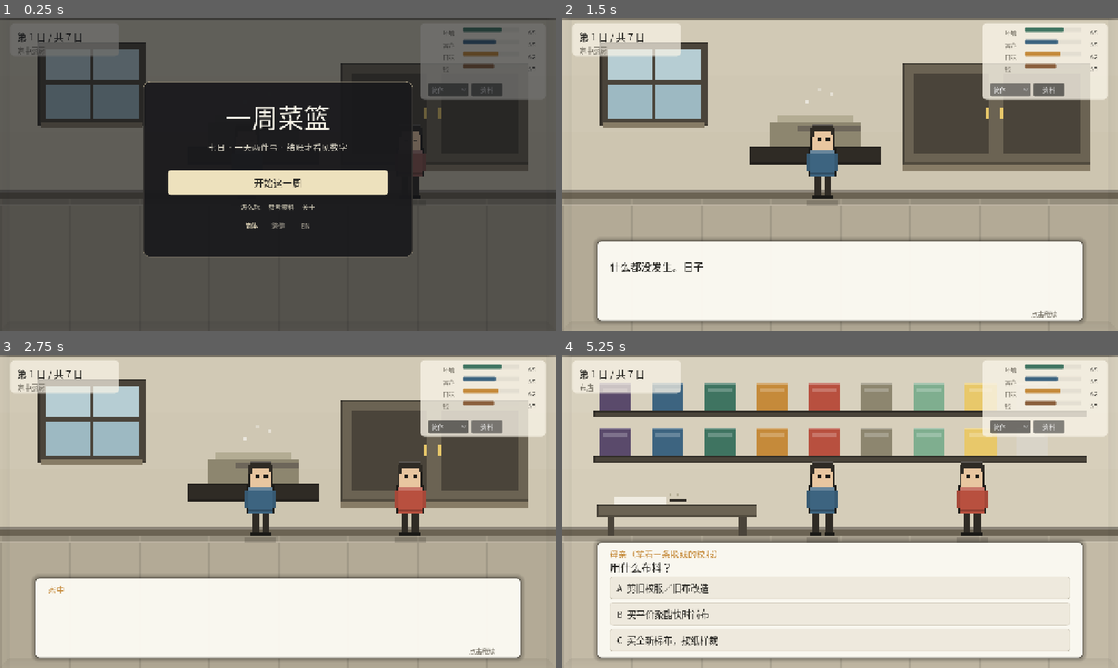
Above: before the commit, frames 1-4 (two rows, left to right).
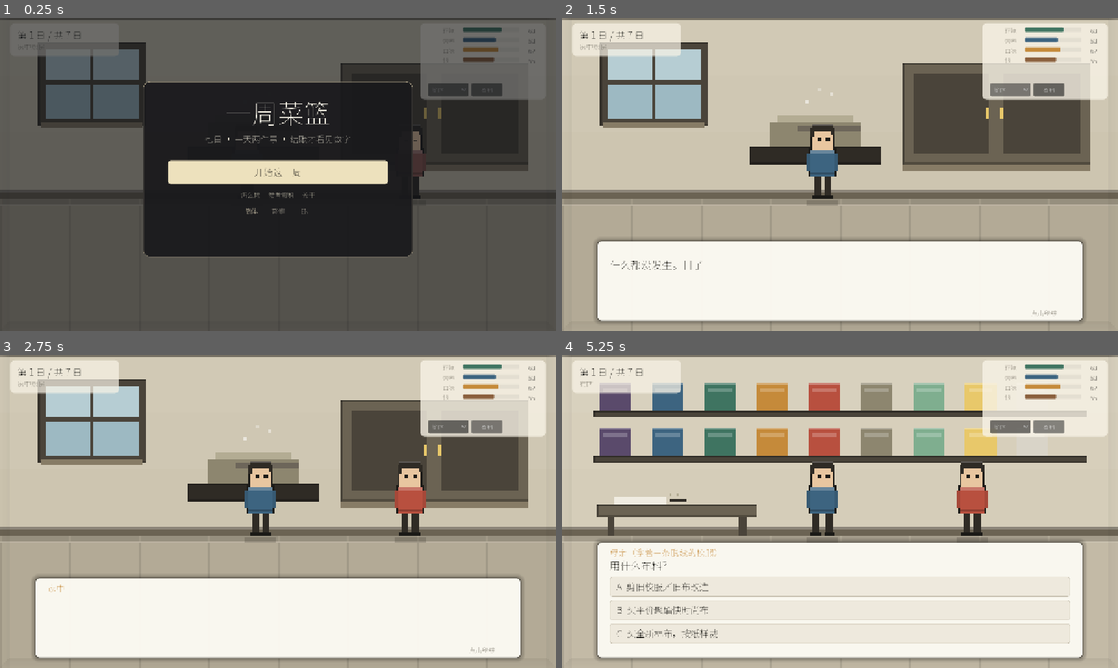
Above: after the commit, the same moments.

Repository: Ja-Treffer/Food-basket-in-a-week
Game: Godot game, scene res://main.tscn
Same seed, same stepped clock (60 frames per second), same inputs: the game is played once before the commit and once after it.
Inputs:
- Up to frame 1 (0.25 s): no input
- Up to frame 2 (1.5 s): click "开始这一周" at 0.5 s; click "简体" at 1.25 s
- Up to frame 3 (2.75 s): click "资料" at 2 s
- Up to frame 4 (5.25 s): click "简体" at 2.75 s; click "资料" at 3.5 s; click "简体" at 4.25 s; click "资料" at 5 s

The runs differ from the first frame. In frame 1, 4.9% of the frame differs, in the area x 3-97%, y 3-68%; in frame 2, 1.3%; in frame 3, 1.1%; in frame 4, 4.0%.

Commit message:
feat: 自带思源黑体子集修 Web 版豆腐块；新增 site/ 供 GitHub Pages；默认语言跟随系统；README 分英/中

Diff:
--- a/godot/scripts/ui/dialogue.gd
+++ b/godot/scripts/ui/dialogue.gd
@@ -31,7 +31,7 @@
 var _opt_count: int = 0
 var hint_text: String = "点击继续"
 var _full: String = ""
-var _font: SystemFont
+var _font: Font
 
 
 func _ready() -> void:
--- a/godot/scripts/ui/hud.gd
+++ b/godot/scripts/ui/hud.gd
@@ -11,7 +11,7 @@
 const PAD_Y := 26
 const BAR_W := 130
 
-var _font: SystemFont
+var _font: Font
 var _day: Label
 var _place: Label
 var _bars: Dictionary = {}
@@ -21,7 +21,7 @@
 var _info_btn: Button
 
 
-func setup(font: SystemFont, lang: int) -> void:
+func setup(font: Font, lang: int) -> void:
 	_font = font
 	set_anchors_preset(Control.PRESET_FULL_RECT)
 	mouse_filter = Control.MOUSE_FILTER_IGNORE
--- a/godot/scripts/ui/info_panel.gd
+++ b/godot/scripts/ui/info_panel.gd
@@ -9,14 +9,14 @@
 
 const PANEL := Vector2(1000, 620)
 
-var _font: SystemFont
+var _font: Font
 var _title: Label
 var _body: RichTextLabel
 var _panel: Panel
 var _close: Button
 
 
-func setup(font: SystemFont) -> void:
+func setup(font: Font) -> void:
 	_font = font
 	set_anchors_preset(Control.PRESET_FULL_RECT)
 	mouse_filter = Control.MOUSE_FILTER_STOP
--- a/godot/scripts/ui/main.gd
+++ b/godot/scripts/ui/main.gd
@@ -10,7 +10,7 @@
 const I18N_PATH := "res://data/game-i18n.json"
 
 var presenter: Presenter
-var _font: SystemFont
+var _font: Font
 
 
 func _ready() -> void:
@@ -131,5 +131,13 @@
 			return 1
 		"2", "en":
 			return 2
+		"0", "zh", "zh-hans", "cn", "简":
+			return 0
 		_:
-			return 0
+			# 没指定就看系统语言：中文系统给中文，其余默认英文。
+			var loc := OS.get_locale().to_lower()
+			if loc.begins_with("zh"):
+				if loc.contains("hant") or loc.contains("tw") or loc.contains("hk"):
+					return 1
+				return 0
+			return 2
--- a/godot/scripts/ui/modal_card.gd
+++ b/godot/scripts/ui/modal_card.gd
@@ -13,7 +13,7 @@
 var _button: Button
 
 
-func setup(font: SystemFont) -> void:
+func setup(font: Font) -> void:
 	set_anchors_preset(Control.PRESET_FULL_RECT)
 	hide()
 
--- a/godot/scripts/ui/palette.gd
+++ b/godot/scripts/ui/palette.gd
@@ -25,8 +25,17 @@
 const GOLD := Color("#c58a3a")
 const BLUE := Color("#3d6480")
 
-## 中文走系统字体：不打包字体文件，Windows / macOS / Linux 都能落一个。
-static func font() -> SystemFont:
+## 字体：优先用随包带的思源黑体子集（Web 版没有系统字体，只能自带）；
+## 万一资源缺失再退回系统字体（桌面端还能跑起来）。
+const FONT_PATH := "res://assets/fonts/NotoSansSC-subset.ttf"
+
+static func font() -> Font:
+	if ResourceLoader.exists(FONT_PATH):
+		var ff := load(FONT_PATH) as FontFile
+		if ff != null:
+			ff.antialiasing = TextServer.FONT_ANTIALIASING_GRAY
+			ff.subpixel_positioning = TextServer.SUBPIXEL_POSITIONING_DISABLED
+			return ff
 	var f := SystemFont.new()
 	f.font_names = PackedStringArray([
 		"Microsoft YaHei UI", "微软雅黑", "PingFang SC",
--- a/godot/scripts/ui/title_screen.gd
+++ b/godot/scripts/ui/title_screen.gd
@@ -18,7 +18,7 @@
 const PLATE := Vector2(620, 404)
 const LANGS := ["简体", "繁體", "EN"]
 
-var _font: SystemFont
+var _font: Font
 var _title: Label
 var _sub: Label
 var _start: Button
@@ -27,7 +27,7 @@
 var _lang: int = 0
 
 
-func setup(font: SystemFont, texts: Dictionary, lang: int) -> void:
+func setup(font: Font, texts: Dictionary, lang: int) -> void:
 	_font = font
 	_lang = lang
 	set_anchors_preset(Control.PRESET_FULL_RECT)
Binary file added: godot/assets/fonts/NotoSansSC-subset.ttf
Not shown, added: godot/assets/fonts/NotoSansSC-subset.ttf.import
